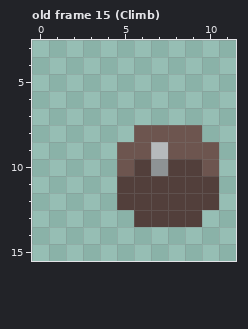
Pixel-art file, stored at PixelEngine/res/sprites/items/backpack.aseprite. That is the earlier state.
16x16 pixels, 19 frames. Shown: old frame 15 (Climb): x 0..11, y 3..15. The commit also changed other frames, which this record leaves out.
The same view after the edit:
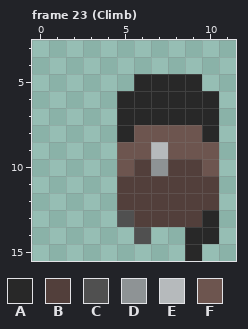
Palette (. is transparent): A #282828  B #523f3b  C #505050  D #8e9395  E #b6babc  F #6d554f
A new or re-ordered frame is compared with the old frame closest to it.
Edits made:
frames 19 -> 26
layer "Layer 1" now shown
Frame 23 (Climb) is new; against old frame 15 (Climb), layer "Layer 1":
y 5: x 6..9 .... -> AAAA
y 6..7: x 5..10 ...... -> AAAAAA
y 8: x 5 . -> A; x 10 . -> A
y 13: x 5 . -> C; x 10 . -> A
y 14: x 6 . -> C; x 9..10 .. -> AA
y 15: x 9 . -> A
Changed places in both pictures, as pixel boxes (x1, y1, x2, y2):
added: (117, 74, 219, 142)
added: (117, 210, 219, 261)
